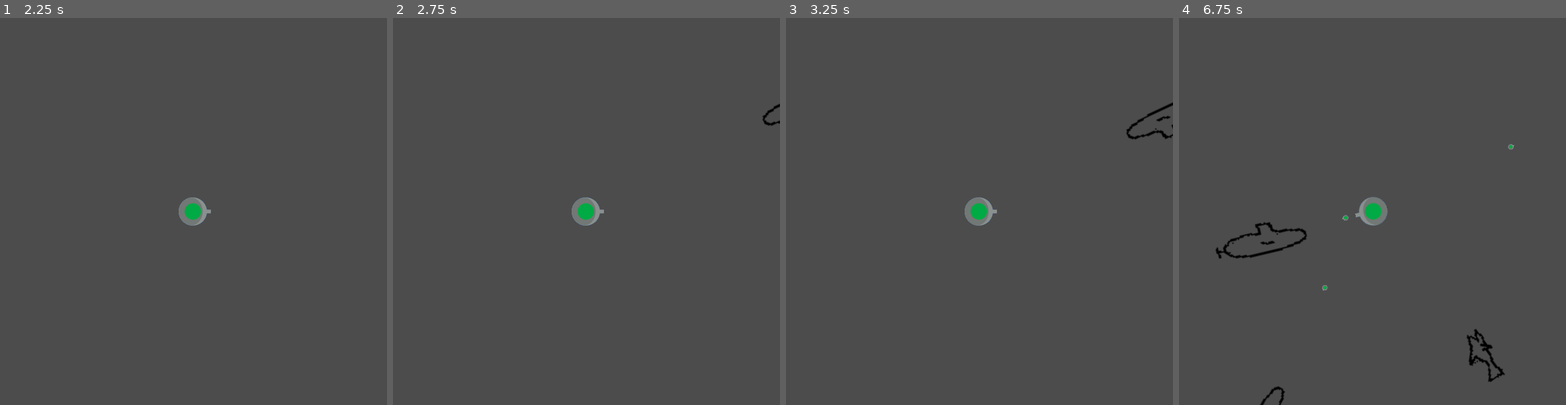
Above: before the commit, frames 1-4 (left to right).
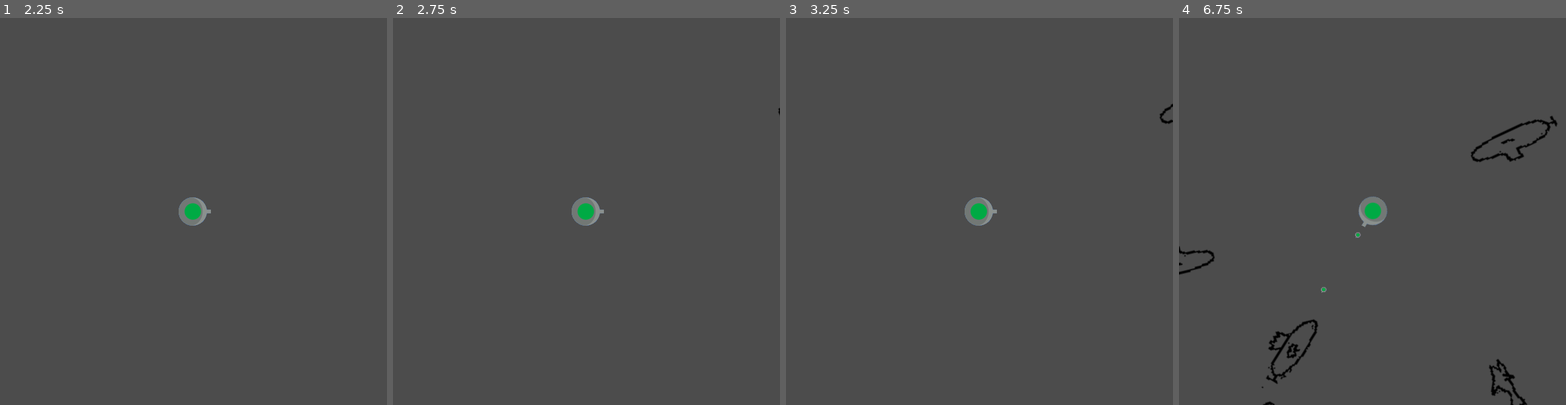
Above: after the commit, the same moments.

Repository: the-g-force/FamJam-March2021
Game: Godot game, scene res://src/Screens/SplashScreen.tscn
Same seed, same stepped clock (60 frames per second), same inputs: the game is played once before the commit and once after it.
Inputs (mouse positions are in pixels of both pictures, inside the frame that each line leads up to):
- Up to frame 1 (2.25 s): tap Enter at 0.5 s; move the mouse to (278, 192) at 0.52 s; click (278, 192) at 0.67 s; click "Play Now!" at 1.25 s; tap Space at 2 s; move the mouse to (116, 230) at 2.02 s; click (116, 230) at 2.17 s
- Up to frame 2 (2.75 s): no input
- Up to frame 3 (3.25 s): move the mouse to (1018, 126) at 2.77 s; click (1018, 126) at 2.92 s
- Up to frame 4 (6.75 s): move the mouse to (1550, 130) at 3.52 s; click (1550, 130) at 3.67 s; move the mouse to (1260, 389) at 4.27 s; click (1260, 389) at 4.42 s; move the mouse to (1256, 153) at 5.02 s; click (1256, 153) at 5.17 s; move the mouse to (1198, 254) at 5.77 s; click (1198, 254) at 5.92 s; move the mouse to (1314, 114) at 6.52 s; click (1314, 114) at 6.67 s

Frame 1 is identical in both runs. In frame 2, less than 0.1% of the frame differs, in the area x 95-100%, y 22-28%; in frame 3, 0.3%; in frame 4, 2.2%, in the area x 0-98%, y 25-100%.

Commit message:
Add enemies change image and projectiles destroy after hitting enemies

Diff:
--- a/project/src/Enemy.gd
+++ b/project/src/Enemy.gd
@@ -23,6 +23,7 @@
 	var max_health_for_type:int = _MAX_HEALTH_BY_TYPE[_type]
 	_health = (randi()%max_health_for_type)+1
 	_sprite.play(_type+str(_health))
+	speed = 70-_health*10
 
 
 func _copy_shape(from:CollisionShape2D, to:CollisionShape2D)->void:
@@ -36,6 +37,7 @@
 		queue_free()
 	else:
 		_sprite.play(_type+str(_health))
+		speed += 10
 
 
 func _process(delta)->void:
--- a/project/src/Projectile.gd
+++ b/project/src/Projectile.gd
@@ -7,6 +7,7 @@
 	var collision := move_and_collide(Vector2.RIGHT.rotated(rotation) * speed * delta)
 	if collision and collision.collider.has_method("damage"):
 		collision.collider.damage()
+		queue_free()
 
 
 func _on_VisibilityNotifier2D_screen_exited():
